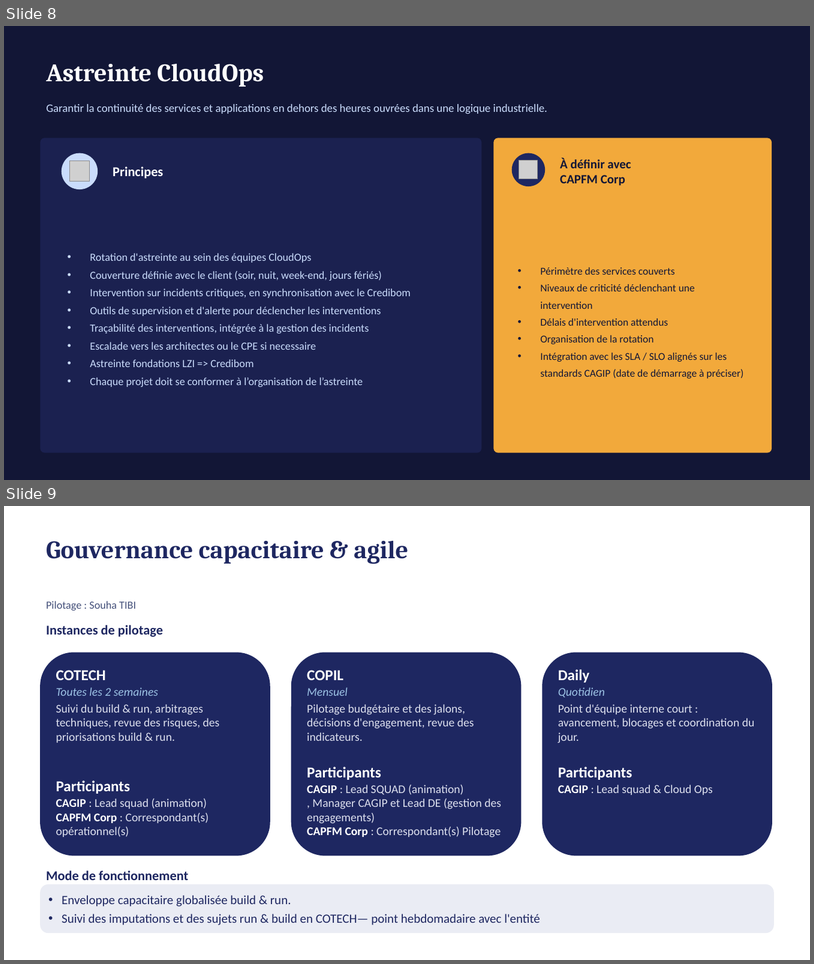
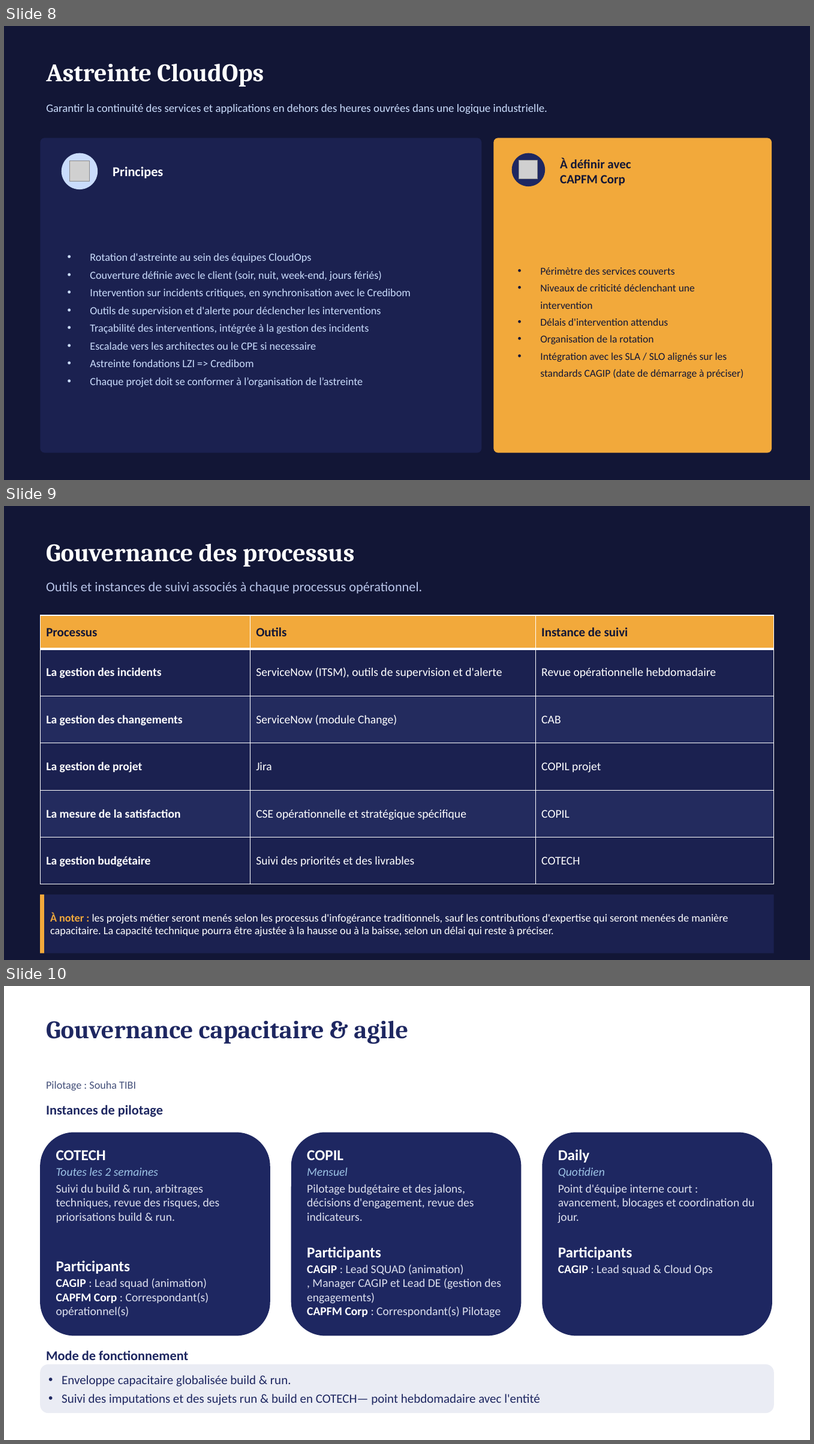
Before and after one commit to malphodo/newsfs, a slide deck: Modele_Operationnel_LZI.pptx. Shown one above the other, each under a label of ours: slides 8 and 9 before the commit, slides 8, 9 and 10 after it. The pictures are 814x964 and 814x1444 pixels, drawn with LibreOffice and Linux fonts; fonts in the diff are those of the drawing; grey boxes stand for pictures. Boxes give left, top, right and bottom in pixels: in the first picture for what was removed or moved away, otherwise in the second. Text is boxed around its words. In the diff, an @@ line names an element or a change of style, - is before the commit and + after.

```diff
--- a/Modele_Operationnel_LZI.pptx
+++ b/Modele_Operationnel_LZI.pptx
@@ slide 9 added at <box>4,506,810,960</box>, background #121636 @@
@@ text added at <box>46,544,354,567</box>, 30 pt, text #FFFFFF, bold @@
+Gouvernance des processus
@@ text added at <box>46,582,422,594</box>, 16 pt, text #B8C4E8 @@
+Outils et instances de suivi associés à chaque processus opérationnel.
@@ table added at <box>40,615,774,884</box>, 6 rows, 3 columns @@
+Processus | Outils | Instance de suivi
+La gestion des incidents | ServiceNow (ITSM), outils de supervision et d'alerte | Revue opérationnelle hebdomadaire
+La gestion des changements | ServiceNow (module Change) | CAB
+La gestion de projet | Jira | COPIL projet
+La mesure de la satisfaction | CSE opérationnelle et stratégique spécifique | COPIL
+La gestion budgétaire | Suivi des priorités et des livrables | COTECH
@@ rectangle added at <box>40,894,45,953</box>, fill #F2A93B @@
@@ rectangle added at <box>45,894,775,953</box>, fill #1B2150, 13 pt, text #FFFFFF @@
+À noter : les projets métier seront menés selon les processus d'infogérance traditionnels, sauf les contributions d'expertise qui seront menées de manière capacitaire. La capacité technique pourra être ajustée à la hausse ou à la baisse, selon un délai qui reste à préciser.
@@ what was slide 9 is now slide 10 @@
```
Also in this commit, not shown: 1 slide changed, 1 slide removed.
